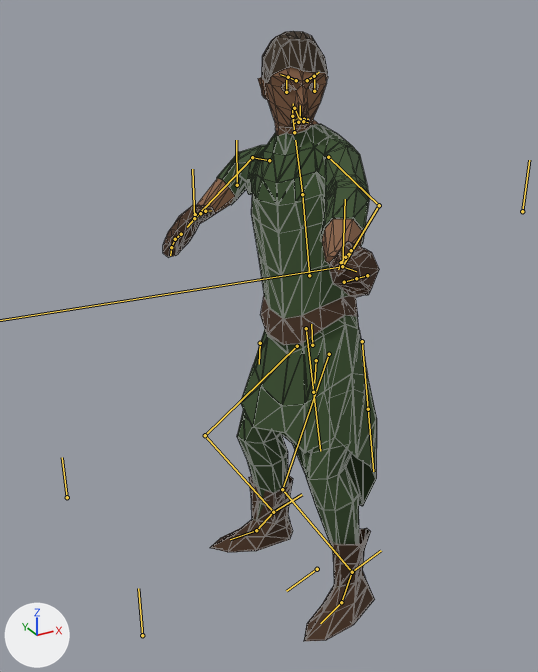
Two versions of the glTF model Party/Olren/olren.glb, one commit apart.
One viewpoint serves both versions: a 50 mm camera at (-1.01, -1.527, 1.586) aimed at (-0.159, 0.021, 0.813). The axes (+X, +Y, +Z) are drawn at lower left. The lights are the same throughout. Both versions are drawn at frame 73 of the action 'Attack'; the numbers are the values there. The bones that bend it are drawn over the model as lines. Mesh edges are drawn as thin lines.

Objects in the first picture: 'Belt.001', 'Body', 'Body.006', 'Cube.013', 'Gloves.001', 'Hair', 'Trousers.001'.
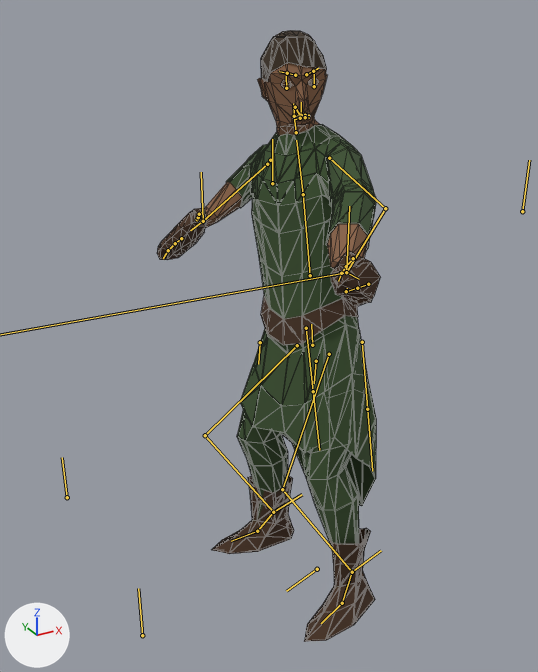
Where the change shows, as pixel boxes (x1, y1, x2, y2) in the pictures (538 x 672 px):
'Cube.013', posed (6% narrower)
    before: (217, 124, 377, 506)
    after: (226, 124, 376, 506)
'Body.006', posed
    before: (210, 475, 375, 641)
    after: (212, 475, 375, 642)
'Body', posed
    before: (197, 67, 366, 575)
    after: (205, 63, 368, 576)
'Gloves.001', posed
    before: (163, 205, 379, 298)
    after: (157, 208, 380, 306)
'Hair', posed
    before: (262, 31, 328, 83)
    after: (261, 30, 327, 101)
bone 'chest', root to tip
    before: (302, 194) to (295, 140)
    after: (303, 194) to (296, 140)
bone 'head', root to tip
    before: (292, 116) to (293, 103)
    after: (294, 116) to (293, 103)
bone 'upper_arm.R', root to tip
    before: (269, 160) to (252, 157)
    after: (270, 160) to (267, 164)
bone 'middle_arm.R', root to tip
    before: (252, 157) to (194, 218)
    after: (267, 164) to (203, 221)
bone 'hand.R', root to tip
    before: (194, 218) to (187, 227)
    after: (203, 221) to (190, 230)
bone 'fingers_base.R', root to tip
    before: (181, 234) to (175, 239)
    after: (181, 238) to (175, 243)
bone 'fingers_middle.R', root to tip
    before: (175, 239) to (171, 247)
    after: (175, 243) to (168, 250)
bone 'thumb_base.R', root to tip
    before: (195, 214) to (200, 213)
    after: (197, 219) to (198, 217)
bone 'upper_arm.L', root to tip
    before: (328, 157) to (379, 205)
    after: (329, 158) to (385, 208)
bone 'middle_arm.L', root to tip
    before: (379, 205) to (342, 266)
    after: (385, 208) to (346, 272)
bone 'hand.L', root to tip
    before: (342, 266) to (356, 271)
    after: (346, 272) to (359, 279)
bone 'foot.R', root to tip
    before: (273, 512) to (256, 530)
    after: (273, 512) to (257, 531)

Patch to the scene script:
```diff
--- a/Party/Olren/olren.glb.py
+++ b/Party/Olren/olren.glb.py
@@ bone_chest @@
 bone_chest = bpy.data.objects['Armature'].pose.bones['chest']  # child of 'torso'
-bone_chest.rotation_quaternion = (0.999, -0.011, 0.003, 0.04)  # degrees (-1, 0, 5)
+bone_chest.rotation_quaternion = (1.0, -0.008, 0.002, 0.028)  # degrees (-1, 0, 3)
@@ bone_head @@
 bone_head = bpy.data.objects['Armature'].pose.bones['head']  # child of 'neck'
-bone_head.rotation_quaternion = (0.952, 0.082, 0.283, -0.08)  # degrees (8, 34, -7)
+bone_head.rotation_quaternion = (0.956, 0.031, 0.288, -0.044)  # degrees (2, 34, -5)
@@ bone_upper_arm_r @@
 bone_upper_arm_r = bpy.data.objects['Armature'].pose.bones['upper_arm.R']  # child of 'chest'
-bone_upper_arm_r.rotation_quaternion = (0.947, -0.149, -0.024, -0.284)  # degrees (-16, -7, -32)
+bone_upper_arm_r.rotation_quaternion = (0.96, -0.204, -0.008, -0.19)  # degrees (-23, -5, -21)
@@ bone_middle_arm_r @@
 bone_middle_arm_r = bpy.data.objects['Armature'].pose.bones['middle_arm.R']  # child of 'upper_arm.R'
-bone_middle_arm_r.rotation_quaternion = (0.754, 0.648, 0.0, 0.105)  # degrees (81, -8, 9)
+bone_middle_arm_r.rotation_quaternion = (0.748, 0.655, 0.0, 0.106)  # degrees (82, -8, 9)
@@ bone_hand_r @@
 bone_hand_r = bpy.data.objects['Armature'].pose.bones['hand.R']  # child of 'middle_arm.R'
-bone_hand_r.rotation_quaternion = (0.941, 0.32, 0.101, 0.049)  # degrees (38, 9, 9)
+bone_hand_r.rotation_quaternion = (0.981, 0.182, 0.073, 0.014)  # degrees (21, 8, 3)
@@ bone_fingers_base_r @@
 bone_fingers_base_r = bpy.data.objects['Armature'].pose.bones['fingers_base.R']  # child of 'hand.R'
-bone_fingers_base_r.rotation_quaternion = (0.963, -0.243, 0.039, -0.109)  # degrees (-28, 1, -13)
+bone_fingers_base_r.rotation_quaternion = (0.982, -0.173, 0.028, -0.077)  # degrees (-20, 2, -9)
@@ bone_fingers_middle_r @@
 bone_fingers_middle_r = bpy.data.objects['Armature'].pose.bones['fingers_middle.R']  # child of 'fingers_base.R'
-bone_fingers_middle_r.rotation_quaternion = (0.984, 0.03, 0.033, 0.17)  # degrees (4, 3, 20)
+bone_fingers_middle_r.rotation_quaternion = (0.999, 0.008, 0.024, 0.047)  # degrees (1, 3, 5)
@@ bone_thumb_base_r @@
 bone_thumb_base_r = bpy.data.objects['Armature'].pose.bones['thumb_base.R']  # child of 'hand.R'
-bone_thumb_base_r.rotation_quaternion = (0.807, -0.035, -0.567, 0.161)  # degrees (-34, -65, 44)
+bone_thumb_base_r.rotation_quaternion = (0.918, -0.009, -0.395, 0.043)  # degrees (-4, -46, 7)
@@ bone_upper_arm_l @@
 bone_upper_arm_l = bpy.data.objects['Armature'].pose.bones['upper_arm.L']  # child of 'chest'
-bone_upper_arm_l.rotation_quaternion = (0.947, 0.308, -0.055, 0.075)  # degrees (36, -9, 6)
+bone_upper_arm_l.rotation_quaternion = (0.959, 0.27, -0.051, 0.075)  # degrees (31, -8, 7)
@@ bone_middle_arm_l @@
 bone_middle_arm_l = bpy.data.objects['Armature'].pose.bones['middle_arm.L']  # child of 'upper_arm.L'
-bone_middle_arm_l.rotation_quaternion = (0.994, 0.112, 0.0, -0.018)  # degrees (13, 0, -2)
+bone_middle_arm_l.rotation_quaternion = (0.987, 0.157, 0.0, -0.026)  # degrees (18, 0, -3)
@@ bone_hand_l @@
 bone_hand_l = bpy.data.objects['Armature'].pose.bones['hand.L']  # child of 'middle_arm.L'
-bone_hand_l.rotation_quaternion = (0.756, -0.005, -0.556, 0.346)  # degrees (-46, -57, 75)
+bone_hand_l.rotation_quaternion = (0.795, -0.005, -0.515, 0.321)  # degrees (-36, -55, 63)
@@ bone_foot_r @@
 bone_foot_r = bpy.data.objects['Armature'].pose.bones['foot.R']  # child of 'calf.R'
-bone_foot_r.rotation_quaternion = (0.998, 0.03, 0.036, 0.03)  # degrees (4, 4, 4)
+bone_foot_r.rotation_quaternion = (0.998, 0.01, 0.039, 0.04)  # degrees (1, 4, 5)
```
